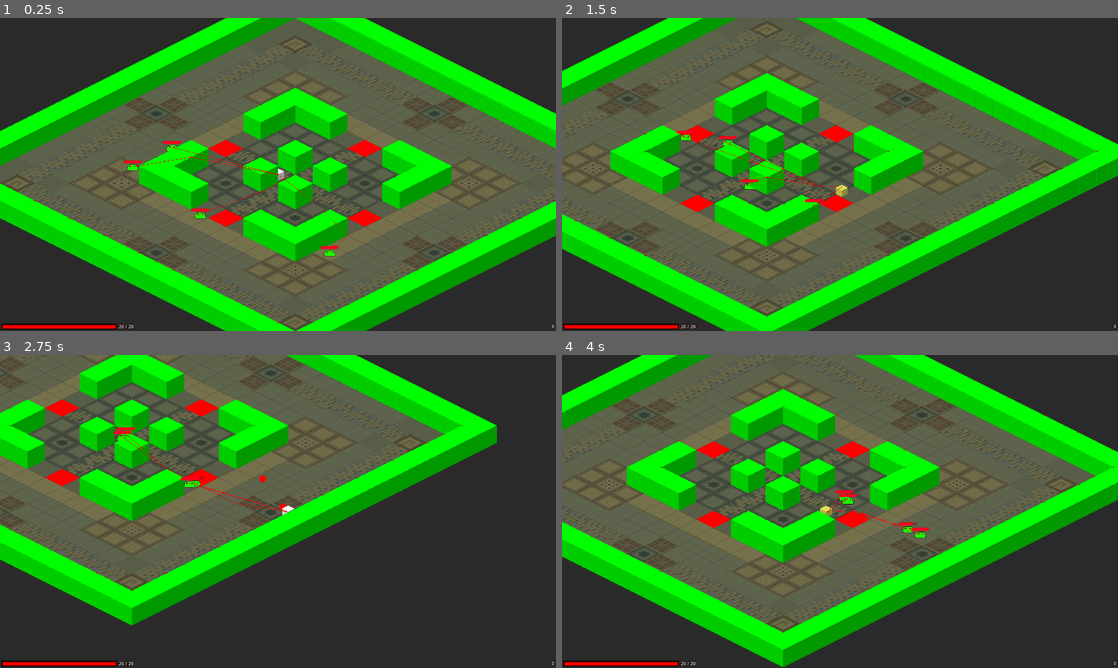
Above: before the commit, frames 1-4 (two rows, left to right).
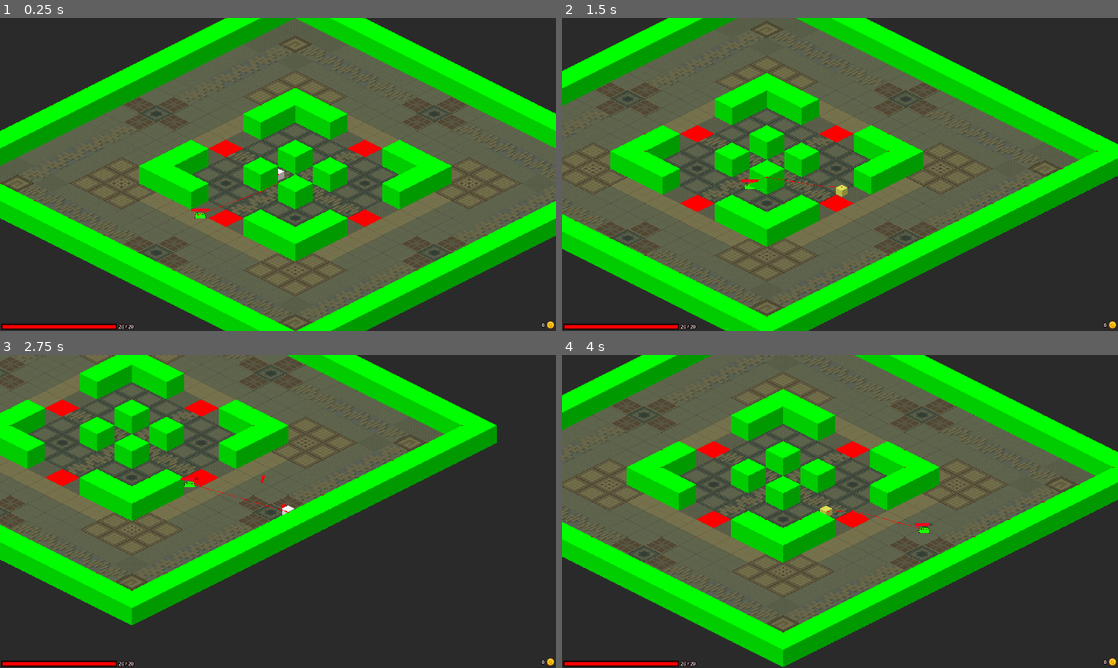
Above: after the commit, the same moments.

Repository: RexRoTheRacingCar/Game_Dev_Level_3
Game: Godot game, scene res://scenes/main/game.tscn
The game is run twice, just before and just after one commit, with the same random seed, the same clock (stepped at 60 frames per second) and the same inputs.
Inputs (mouse positions are in pixels of both pictures, inside the frame that each line leads up to):
- Up to frame 1 (0.25 s): no input
- Up to frame 2 (1.5 s): move the mouse to (962, 158) at 0.52 s; press the mouse at (962, 158) at 0.53 s; hold D (right) 0.53-1.28 s; move the mouse to (728, 190) at 1.27 s; release the mouse at (728, 190) at 1.28 s; hold S (down) from 1.28 s (still down); tap Space (dash) at 1.35 s
- Up to frame 3 (2.75 s): click (166, 527) at 1.55 s; move the mouse to (333, 442) at 2.02 s; release S (down) at 2.03 s; press the mouse at (333, 442) at 2.03 s; hold D (right) from 2.03 s (still down)
- Up to frame 4 (4 s): move the mouse to (812, 574) at 2.77 s; release D (right) at 2.78 s; release the mouse at (812, 574) at 2.78 s; hold W (up) 2.78-3.53 s; click (812, 574) at 2.85 s; move the mouse to (1006, 558) at 3.52 s; press the mouse at (1006, 558) at 3.53 s; hold A (left) from 3.53 s (still down); tap Space (dash) at 3.6 s

The runs differ from the first frame. In frame 1, 0.8% of the frame differs, in the area x 0-100%, y 0-100%; in frame 2, 0.7%; in frame 3, 0.6%; in frame 4, 0.8%.

Commit message:
New WIP Bullets
Changing how bullets work (WIP)
New coin logo by coins collected number

Diff:
--- a/game_level_3/project.godot
+++ b/game_level_3/project.godot
@@ -71,5 +71,6 @@
 
 [rendering]
 
+textures/canvas_textures/default_texture_filter=0
 renderer/rendering_method="gl_compatibility"
 environment/defaults/default_clear_color=Color(0.16446, 0.16446, 0.16446, 1)
--- a/game_level_3/scenes/main/bullet.tscn
+++ b/game_level_3/scenes/main/bullet.tscn
@@ -9,7 +9,7 @@
 [sub_resource type="CircleShape2D" id="CircleShape2D_r4h8c"]
 radius = 11.0
 
-[node name="Bullet" type="CharacterBody2D" node_paths=PackedStringArray("hurtbox", "death_timer_node", "collision_timer_node")]
+[node name="Bullet" type="CharacterBody2D" node_paths=PackedStringArray("hurtbox", "death_timer_node", "collision_timer_node", "sprite")]
 y_sort_enabled = true
 collision_layer = 16
 collision_mask = 16
@@ -17,6 +17,7 @@
 hurtbox = NodePath("HurtboxComponent")
 death_timer_node = NodePath("DeleteTimer")
 collision_timer_node = NodePath("CollisionTimer")
+sprite = NodePath("Sprite")
 
 [node name="CollisionShape2D" type="CollisionShape2D" parent="."]
 shape = SubResource("CircleShape2D_5tywq")
@@ -28,11 +29,6 @@
 [node name="CollisionTimer" type="Timer" parent="."]
 one_shot = true
 
-[node name="Sprite" type="Polygon2D" parent="."]
-y_sort_enabled = true
-color = Color(1, 0, 0, 1)
-polygon = PackedVector2Array(12, 0, 8.75, 8.75, 0, 12, -8.75, 8.75, -12, 0, -8.75, -8.75, 0, -12, 8.75, -8.75)
-
 [node name="HurtboxComponent" type="Area2D" parent="."]
 collision_layer = 8
 collision_mask = 8
@@ -41,6 +37,12 @@
 [node name="CollisionShape2D" type="CollisionShape2D" parent="HurtboxComponent"]
 shape = SubResource("CircleShape2D_r4h8c")
 
+[node name="Sprite" type="Polygon2D" parent="."]
+y_sort_enabled = true
+scale = Vector2(2, 1.5)
+color = Color(1, 0, 0, 1)
+polygon = PackedVector2Array(7, 0, 5, -3, -4, -3, -5, -2, -6, -3, -6, -3, -6, -3, -7, -3, -7, 3, -6, 3, -5, 2, -4, 3, 5, 3)
+
 [connection signal="timeout" from="DeleteTimer" to="." method="_on_delete_timer_timeout"]
 [connection signal="timeout" from="CollisionTimer" to="." method="_on_collision_timer_timeout"]
 [connection signal="body_entered" from="HurtboxComponent" to="HurtboxComponent" method="_on_body_entered"]
--- a/game_level_3/scenes/main/game.tscn
+++ b/game_level_3/scenes/main/game.tscn
@@ -67,15 +67,6 @@
 [node name="TestEnemy" parent="." instance=ExtResource("4_qyhbx")]
 position = Vector2(-300, 143)
 
-[node name="TestEnemy2" parent="." instance=ExtResource("4_qyhbx")]
-position = Vector2(-399, -99)
-
-[node name="TestEnemy3" parent="." instance=ExtResource("4_qyhbx")]
-position = Vector2(151, 277)
-
-[node name="TestEnemy4" parent="." instance=ExtResource("4_qyhbx")]
-position = Vector2(-536, -28)
-
 [node name="PlayerUI" parent="." instance=ExtResource("1_keorb")]
 layer = 12
 follow_viewport_enabled = false
--- a/game_level_3/scenes/main/player_ui.tscn
+++ b/game_level_3/scenes/main/player_ui.tscn
@@ -1,6 +1,7 @@
-[gd_scene load_steps=4 format=3 uid="uid://bom22ublhv6f4"]
+[gd_scene load_steps=6 format=3 uid="uid://bom22ublhv6f4"]
 
 [ext_resource type="Script" path="res://scripts/main/player_ui.gd" id="1_cms01"]
+[ext_resource type="Texture2D" uid="uid://c7tw33sb8qxl5" path="res://assets/art/ui/pickups.png" id="2_6yvmt"]
 
 [sub_resource type="StyleBoxFlat" id="StyleBoxFlat_74qv3"]
 bg_color = Color(0.08, 0, 0, 1)
@@ -12,6 +13,10 @@
 border_width_right = 4
 border_width_bottom = 4
 border_color = Color(1, 0, 0, 0)
+
+[sub_resource type="AtlasTexture" id="AtlasTexture_tn83g"]
+atlas = ExtResource("2_6yvmt")
+region = Rect2(0, 200, 100, 100)
 
 [node name="PlayerUI" type="CanvasLayer"]
 follow_viewport_enabled = true
@@ -53,19 +58,20 @@
 value = 90.0
 show_percentage = false
 
+[node name="Sprite2D" type="Sprite2D" parent="Control"]
+position = Vector2(1901, 1059)
+scale = Vector2(0.25, 0.25)
+texture = SubResource("AtlasTexture_tn83g")
+
 [node name="Coins" type="Label" parent="Control"]
-layout_mode = 1
-anchors_preset = 3
-anchor_left = 1.0
-anchor_top = 1.0
-anchor_right = 1.0
-anchor_bottom = 1.0
-offset_left = -144.0
-offset_top = -28.0
-offset_right = -5.0
-offset_bottom = -5.0
+layout_mode = 2
+offset_left = 1838.0
+offset_top = 1048.0
+offset_right = 1881.0
+offset_bottom = 1071.0
 grow_horizontal = 0
 grow_vertical = 0
+size_flags_horizontal = 4
 theme_override_colors/font_outline_color = Color(0.0784314, 0, 0, 1)
 theme_override_constants/outline_size = 10
 text = "Coins"
--- a/game_level_3/scripts/main/bullet.gd
+++ b/game_level_3/scripts/main/bullet.gd
@@ -7,6 +7,7 @@
 @export var hurtbox : HurtboxComponent
 @export var death_timer_node : Timer
 @export var collision_timer_node : Timer
+@export var sprite : Node2D
 
 
 @export_group("Bullet Stats")
--- a/game_level_3/scripts/main/player.gd
+++ b/game_level_3/scripts/main/player.gd
@@ -125,9 +125,9 @@
 		mouse_dir.y *= 2
 
 		#Bullet spawned
-		get_parent().add_child(bullet_instance)
 		bullet_instance.global_position = global_position
 		bullet_instance.rotation = mouse_dir.angle()
+		get_parent().add_child(bullet_instance)
 
 		#Bullet rotation offset based on amount of bullets fired
 		@warning_ignore("integer_division")
